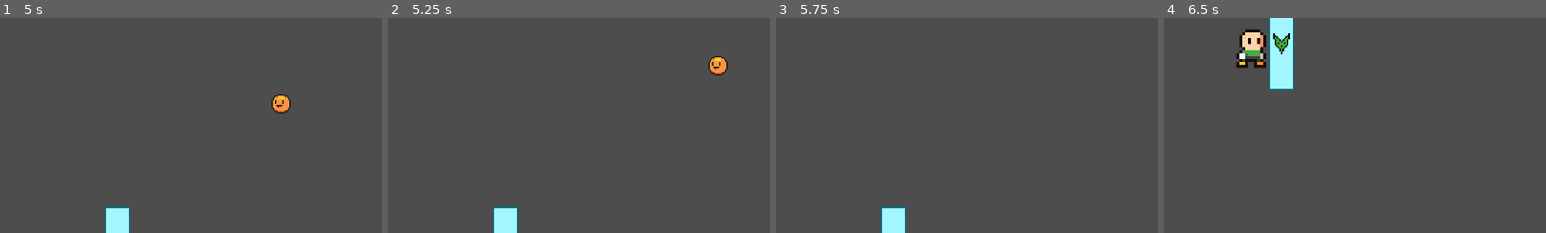
Above: before the commit, frames 1-4 (left to right).
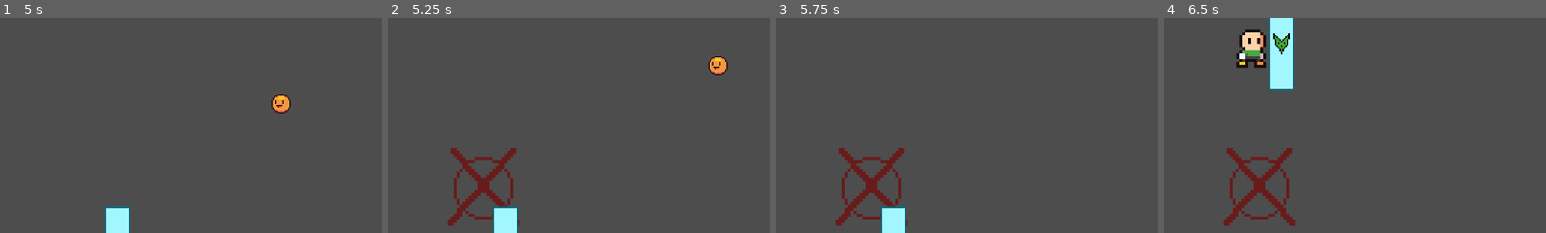
Above: after the commit, the same moments.

Repository: PoweredDevState/MindOverClutter
Game: Godot game, scene res://Scenes/main_scene.tscn
Two runs of this game, one before a commit and one after it. Both use one fixed random seed, a clock stepped at 60 frames per second and the inputs below.
Inputs:
- Up to frame 1 (5 s): hold W (move_up) 0.53-1.28 s; hold S (move_down) 1.28-2.03 s; hold W (move_up) 2.03-3.53 s; hold S (move_down) from 3.53 s (still down)
- Up to frame 2 (5.25 s): keep holding S (move_down)
- Up to frame 3 (5.75 s): keep holding S (move_down)
- Up to frame 4 (6.5 s): release S (move_down) at 5.78 s; hold W (move_up) from 5.78 s (still down)
The pictures show only the part of the screen within x 0-50%, y 29-79%; the shares and areas given below are measured in that part.

Frame 1 is identical in both runs. In frame 2, 1.9% of the frame differs, in the area x 15-35%, y 60-97%; in frame 3, 1.9%; in frame 4, 2.1%.

Commit message:
Started Enemy Attack

Diff:
--- /dev/null
+++ b/Scenes/attack_indicator.tscn
@@ -0,0 +1,10 @@
+[gd_scene load_steps=2 format=3 uid="uid://d0aw8x4lic3yx"]
+
+[ext_resource type="Texture2D" uid="uid://d1701jebxahc7" path="res://Assets/AttackIndicator.png" id="1_4j1q1"]
+
+[node name="AttackIndicator" type="Node2D"]
+
+[node name="Sprite2D" type="Sprite2D" parent="."]
+z_index = -2
+scale = Vector2(5, 5)
+texture = ExtResource("1_4j1q1")
--- a/Scenes/enemy.tscn
+++ b/Scenes/enemy.tscn
@@ -1,7 +1,8 @@
-[gd_scene load_steps=8 format=3 uid="uid://c71me4vbd2lju"]
+[gd_scene load_steps=9 format=3 uid="uid://c71me4vbd2lju"]
 
 [ext_resource type="Script" path="res://Scripts/enemy.gd" id="1_le81n"]
 [ext_resource type="Texture2D" uid="uid://bbgqp05s0n22u" path="res://Assets/Dragon.png" id="1_v00c6"]
+[ext_resource type="PackedScene" uid="uid://d0aw8x4lic3yx" path="res://Scenes/attack_indicator.tscn" id="2_ae8q2"]
 [ext_resource type="Script" path="res://Scripts/enemy_ui.gd" id="3_5lt8s"]
 
 [sub_resource type="RectangleShape2D" id="RectangleShape2D_4ecoh"]
@@ -21,6 +22,7 @@
 collision_layer = 16
 collision_mask = 8
 script = ExtResource("1_le81n")
+attackIndiactorScene = ExtResource("2_ae8q2")
 
 [node name="EnemySprite" type="Sprite2D" parent="."]
 texture = ExtResource("1_v00c6")
@@ -56,4 +58,15 @@
 text = "Health"
 label_settings = SubResource("LabelSettings_d1a1a")
 
+[node name="ChargeTimer" type="Timer" parent="."]
+
+[node name="IndicatorTimer" type="Timer" parent="."]
+wait_time = 3.0
+
+[node name="RechargeTimer" type="Timer" parent="."]
+wait_time = 3.0
+
 [connection signal="health_changed" from="." to="EnemyUI" method="_on_enemy_health_changed"]
+[connection signal="timeout" from="ChargeTimer" to="." method="_on_charge_timer_timeout"]
+[connection signal="timeout" from="IndicatorTimer" to="." method="_on_indicator_timer_timeout"]
+[connection signal="timeout" from="RechargeTimer" to="." method="_on_recharge_timer_timeout"]
--- a/Scripts/enemy.gd
+++ b/Scripts/enemy.gd
@@ -1,30 +1,118 @@
 extends CharacterBody2D
 
 #For Health Management
-var current_health : int
-@export var max_health := 3
-var health_percentage : float
+var currentHealth : int
+@export var maxHealth := 3
+var healthPercentage : float
 signal health_changed
 
 #For Attacking
-var minAttackTransform : Vector2
-var maxAttackTransform : Vector2
+enum AttackStates {CHARGE, INDICATING, ATTACK, RECHARGE}
+var currentAttackState: AttackStates
+
+#this array insures that each condition in the match statement runs only once
+var attackChecks := [true, true, true, true]
+
+var attackTransformX : float
+var minAttackTransformY : float
+var maxAttackTransformY : float
+var chargeTime : int
+var readyToAttack := true
+@export var attackIndiactorScene : PackedScene
+var attackIndiactor : Object
+var attackPosition : Vector2
+
+@onready var chargeTimerRef := $ChargeTimer
+@onready var indicatorTimerRef := $IndicatorTimer
+@onready var rechargeTimerRef := $RechargeTimer
 
 func _ready() -> void:
-	current_health = max_health
-	change_percentage()
+	currentHealth = maxHealth
+	change_health_percentage()
 
-	minAttackTransform = $"../StartAttackMark".position
-	maxAttackTransform = $"../EndAttackMark".position
+	attackTransformX = $"../StartAttackMark".global_position.x
+	minAttackTransformY = $"../StartAttackMark".global_position.y
+	maxAttackTransformY = $"../EndAttackMark".global_position.y
+
+	currentAttackState = AttackStates.CHARGE
+
+
+func _process(delta: float) -> void:
+	match currentAttackState:
+		AttackStates.CHARGE:
+			if attackChecks[0] == true:
+				attackChecks[0] = false
+				print("CHARGE")
+				set_charge_timer()
+				chargeTimerRef.start()
+
+		AttackStates.INDICATING:
+			if attackChecks[1] == true:
+				attackChecks[1] = false
+				print("INDICATING")
+				spawn_indicator()
+				indicatorTimerRef.start()
+
+		AttackStates.ATTACK:
+			if attackChecks[2] == true:
+				attackChecks[2] = false
+				print("ATTACK")
+				spawn_attack()
+
+		AttackStates.RECHARGE:
+			if attackChecks[3] == true:
+				attackChecks[3] = false
+				print("RECHARGE")
+				rechargeTimerRef.start()
+
 
 func reduce_health() -> void:
-	current_health -= 1
-	change_percentage()
-	#print(current_health)
+	currentHealth -= 1
+	change_health_percentage()
 
-	if current_health == 0:
+	if currentHealth == 0:
 		queue_free()
 
-func change_percentage() -> void:
-	health_percentage = (float(current_health) / max_health) * 100
-	health_changed.emit(health_percentage)
+func change_health_percentage() -> void:
+	healthPercentage = (float(currentHealth) / maxHealth) * 100
+	health_changed.emit(healthPercentage)
+
+
+func set_charge_timer() -> void:
+	chargeTime = randi_range(4, 10)
+	chargeTimerRef.wait_time = chargeTime
+
+
+func spawn_indicator() -> void:
+	randomize_attack_position()
+	attackIndiactor = attackIndiactorScene.instantiate()
+	attackIndiactor.global_position = attackPosition
+	get_parent().add_child.call_deferred(attackIndiactor)
+
+
+func randomize_attack_position() -> void:
+	var randomAttackTransformY = randf_range(minAttackTransformY, maxAttackTransformY)
+	attackPosition = Vector2(attackTransformX, randomAttackTransformY)
+
+
+func _on_charge_timer_timeout() -> void:
+	chargeTimerRef.stop()
+	currentAttackState = AttackStates.INDICATING
+
+func _on_indicator_timer_timeout() -> void:
+	indicatorTimerRef.stop()
+	currentAttackState = AttackStates.ATTACK
+
+func spawn_attack() -> void:
+	attackIndiactor.queue_free()
+	currentAttackState = AttackStates.RECHARGE
+
+func _on_recharge_timer_timeout() -> void:
+	rechargeTimerRef.stop()
+	reset_attack_states()
+
+func reset_attack_states() -> void:
+	for currentCheck in attackChecks.size():
+		attackChecks[currentCheck] = true
+
+	currentAttackState = AttackStates.CHARGE
--- a/Scripts/enemy_ui.gd
+++ b/Scripts/enemy_ui.gd
@@ -1,5 +1,7 @@
 extends Control
 
-
-func _on_enemy_health_changed(health_value) -> void:
+#This function is called when the signal inside of the enemy script is emitted.
+#It gets emitted when the current health is changed in the enemy script.
+#This function changes the calue of the progress bar to the current health of the enemy
+func _on_enemy_health_changed(health_value: float) -> void:
 	$ProgressBar.value = health_value
Binary file added: Assets/AttackIndicator.png
Not shown, added: Assets/AttackIndicator.png.import
